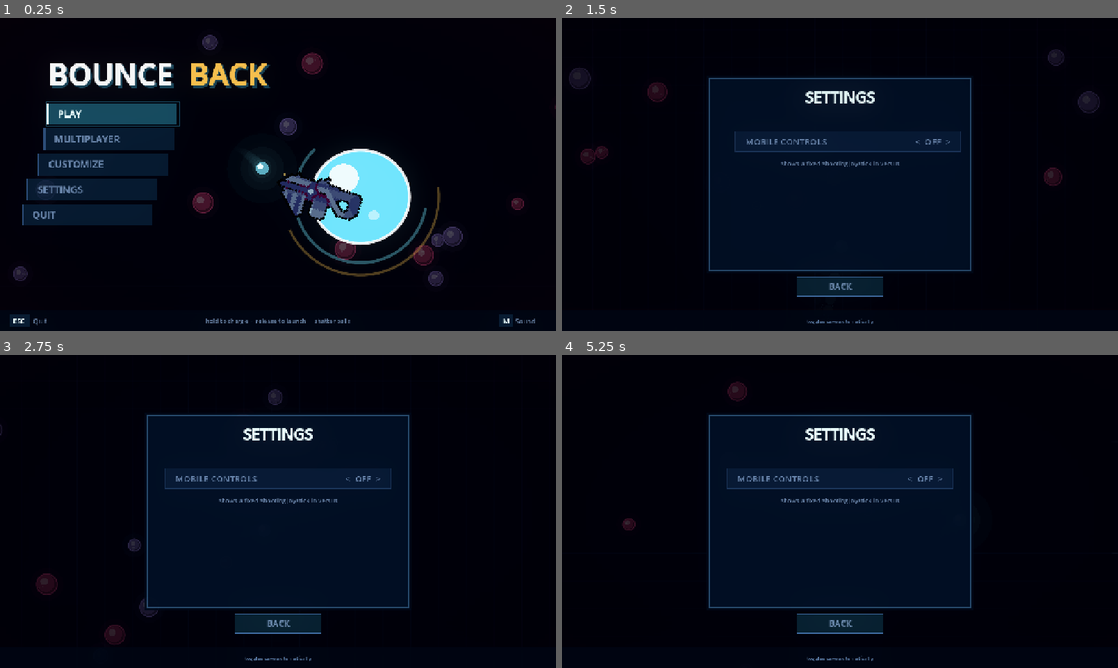
Above: before the commit, frames 1-4 (two rows, left to right).
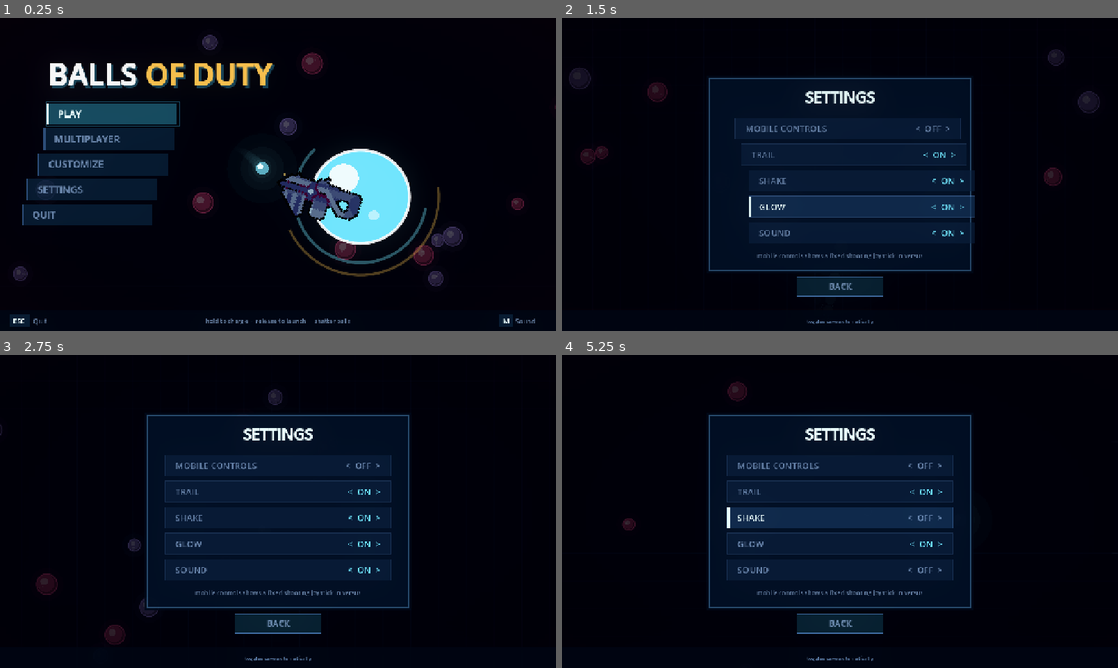
Above: after the commit, the same moments.

Repository: Geofoods/bounce-back
Game: Godot game, scene res://main.tscn
Same seed, same stepped clock (60 frames per second), same inputs: the game is played once before the commit and once after it.
Inputs (mouse positions are in pixels of both pictures, inside the frame that each line leads up to):
- Up to frame 1 (0.25 s): no input
- Up to frame 2 (1.5 s): move the mouse to (962, 158) at 0.52 s; hold Right 0.53-1.25 s; tap R at 0.6 s; click (962, 158) at 0.67 s; tap Space at 0.77 s; drag from (728, 190) to (812, 237) at 1.27 s
- Up to frame 3 (2.75 s): move the mouse to (333, 442) at 2.02 s; hold Right from 2.03 s (still down); tap B at 2.1 s; click (333, 442) at 2.17 s; tap R at 2.3 s
- Up to frame 4 (5.25 s): release Right at 2.75 s; drag from (812, 574) to (673, 464) at 2.77 s; move the mouse to (1006, 558) at 3.52 s; hold Left 3.53-4.25 s; tap F at 3.6 s; click (1006, 558) at 3.67 s; tap Space at 3.77 s; tap R at 3.8 s; drag from (673, 464) to (756, 433) at 4.27 s; move the mouse to (867, 511) at 5.02 s; hold Left from 5.03 s (still down); tap M at 5.1 s; click (867, 511) at 5.17 s

The runs differ from the first frame. In frame 1, 1.9% of the frame differs, in the area x 12-50%, y 14-23%; in frame 2, 4.2%; in frame 3, 1.7%; in frame 4, 4.3%, in the area x 29-71%, y 32-77%.

Commit message:
customization menu revamp

Diff:
--- a/main menu.tscn
+++ b/main menu.tscn
@@ -313,7 +313,7 @@
 theme_override_constants/shadow_offset_x = 4
 theme_override_constants/shadow_offset_y = 6
 theme_override_font_sizes/font_size = 88
-text = "BOUNCE"
+text = "BALLS"
 
 [node name="TitleB" type="Label" parent="Center/Layout/TitleRow"]
 layout_mode = 2
@@ -322,7 +322,7 @@
 theme_override_constants/shadow_offset_x = 4
 theme_override_constants/shadow_offset_y = 6
 theme_override_font_sizes/font_size = 88
-text = "BACK"
+text = "OF DUTY"
 
 [node name="Subtitle" type="Label" parent="Center/Layout"]
 layout_mode = 2
--- a/main_menu.gd
+++ b/main_menu.gd
@@ -1,6 +1,6 @@
 extends Control
 
-## Main menu for Bounce Back.
+## Main menu for Balls of Duty.
 ## Play looks for res://game.tscn so the menu can be wired up before the game
 ## scene exists.
 
--- a/project.godot
+++ b/project.godot
@@ -10,7 +10,7 @@
 
 [application]
 
-config/name="Bounce Back"
+config/name="Balls of Duty"
 run/main_scene="res://main.tscn"
 config/features=PackedStringArray("4.7", "Forward Plus")
 config/icon="res://icon.svg"
--- a/scripts/game.gd
+++ b/scripts/game.gd
@@ -1,5 +1,5 @@
 extends Node2D
-## BOUNCE BACK — hold to charge, release to launch the ball toward the cursor.
+## BALLS OF DUTY — hold to charge, release to launch the ball toward the cursor.
 ## Fast impacts shatter balls, slow ones bounce off. The camera follows the ball
 ## and leans toward the cursor, through a world several screens wide. Gravity pulls the ball down, and the
 ## molten floor along the bottom of the world ends the run on contact.
@@ -93,7 +93,12 @@
 const BALL_FACE_PATHS := ["res://images (2)-modified.png", "res://Kai_Cenat-modified.png", "res://LacyHimself-modified.png", "res://Rayasianboy_2025-modified.png", "res://OIP (17)-modified.png"]
 const BALL_FACE_NAMES := ["MARLON", "KAI", "LACY", "RAY", "RAKAI"]
 const HOST_QR_PATH := "res://bing_generated_qrcode.png"
-const CUSTOM_LABELS := ["BALL", "TRAIL", "SHAKE", "GLOW", "SOUND", "MOBILE"]
+const CUSTOM_LABELS := ["BALL", "MOBILE"]
+const SETTINGS_LABELS := ["MOBILE CONTROLS", "TRAIL", "SHAKE", "GLOW", "SOUND"]
+const CUSTOM_ARROW_L := Rect2(372.0, 310.0, 60.0, 60.0)
+const CUSTOM_ARROW_R := Rect2(848.0, 310.0, 60.0, 60.0)
+const CUSTOM_GHOST_L := Rect2(448.0, 288.0, 104.0, 104.0)
+const CUSTOM_GHOST_R := Rect2(728.0, 288.0, 104.0, 104.0)
 const BTN_START := Rect2(490.0, 532.0, 300.0, 56.0)
 const BTN_CUSTOM := Rect2(413.0, 596.0, 146.0, 40.0)
 const BTN_SETTINGS := Rect2(721.0, 596.0, 146.0, 40.0)
@@ -222,6 +227,7 @@
 
 var ball_faces: Array = []
 var duel_gun_texs: Array = []
+var title_last := 0  # last-hovered title button; keeps its highlight off-hover
 var host_qr_tex: Texture2D
 
 var charging: bool = false
@@ -517,19 +523,11 @@
 
 
 func _ball_face_tex() -> Texture2D:
-	var i := _ball_face_index()
-	if i < 0 or i >= ball_faces.size():
-		return null
-	return ball_faces[i] as Texture2D
+	return _skin_face_tex(ball_idx)
 
 
 func _ball_skin_name() -> String:
-	if ball_idx < BALL_SKINS.size():
-		return str(BALL_NAMES[clampi(ball_idx, 0, BALL_NAMES.size() - 1)])
-	var i := _ball_face_index()
-	if i >= 0 and i < BALL_FACE_NAMES.size():
-		return str(BALL_FACE_NAMES[i])
-	return "?"
+	return _skin_name(ball_idx)
 
 
 ## Photo ball skins from res:// (*-modified.png). Loaded once; missing files
@@ -569,6 +567,28 @@
 		return
 	var sc := size / maxf(s.x, s.y)
 	draw_texture_rect(tex, Rect2(center - s * sc * 0.5, s * sc), false)
+
+
+## Held gun: orbits its carrier, pointing along the aim with a 45-degree
+## counterclockwise offset. The sprite rides at orbit radius and rotates
+## with it, so it visibly revolves around the ball as aim moves.
+func _draw_gun_orbit(gun: int, carrier: Vector2, aim_pos: Vector2, size: float) -> void:
+	if gun <= 0 or gun >= duel_gun_texs.size():
+		return
+	var tex: Texture2D = duel_gun_texs[gun]
+	if tex == null:
+		return
+	var s := tex.get_size()
+	if s.x <= 0.0 or s.y <= 0.0:
+		return
+	var d := aim_pos - carrier
+	var ang := d.angle() if d.length_squared() > 1.0 else 0.0
+	ang -= PI / 4.0
+	var center := carrier + Vector2.RIGHT.rotated(ang) * (BALL_R + 38.0)
+	var sc := size / maxf(s.x, s.y)
+	draw_set_transform(center, ang, Vector2(sc, sc))
+	draw_texture(tex, -s * 0.5)
+	draw_set_transform(Vector2.ZERO, 0.0, Vector2.ONE)
 
 
 func _setup_fonts() -> void:
@@ -762,10 +782,38 @@
 	cfg.save("user://bounce_back.cfg")
 
 
+## Skin helpers by index, so the customize carousel can preview neighbours.
+func _skin_face_tex(idx: int) -> Texture2D:
+	var i := idx - BALL_SKINS.size()
+	if i < 0 or i >= ball_faces.size():
+		return null
+	return ball_faces[i] as Texture2D
+
+
+func _skin_col(idx: int) -> Color:
+	if idx - BALL_SKINS.size() >= 0:
+		return WHITE
+	return BALL_SKINS[clampi(idx, 0, BALL_SKINS.size() - 1)]
+
+
+func _skin_name(idx: int) -> String:
+	if idx < BALL_SKINS.size():
+		return str(BALL_NAMES[clampi(idx, 0, BALL_NAMES.size() - 1)])
+	var i := idx - BALL_SKINS.size()
+	if i >= 0 and i < BALL_FACE_NAMES.size():
+		return str(BALL_FACE_NAMES[i])
+	return "?"
+
+
+func _cycle_ball(dir: int) -> void:
+	var n := _ball_total_skins()
+	ball_idx = (ball_idx + dir + n) % n
+	_save_custom()
+	_sfx("bounce", 0.0, -18.0)
+
+
 func _ball_col() -> Color:
-	if _ball_face_index() >= 0:
-		return WHITE
-	return BALL_SKINS[clampi(ball_idx, 0, BALL_SKINS.size() - 1)]
+	return _skin_col(ball_idx)
 
 
 func _ball_hot() -> Color:
@@ -773,22 +821,9 @@
 	return Color(minf(c.r * 1.6 + 0.15, 2.2), minf(c.g * 1.6 + 0.15, 2.2), minf(c.b * 1.6 + 0.15, 2.2))
 
 
-func _custom_row_rect(i: int) -> Rect2:
-	return Rect2(380.0, 206.0 + float(i) * 60.0, 520.0, 48.0)
-
-
 func _custom_on(i: int) -> bool:
-	match i:
-		1:
-			return trail_opt
-		2:
-			return shake_opt
-		3:
-			return glow_opt
-		4:
-			return not muted
-		5:
-			return mobile_controls
+	if i == 1:
+		return mobile_controls
 	return true
 
 
@@ -797,24 +832,12 @@
 
 
 func _cycle_custom(i: int) -> void:
-	match i:
-		0:
-			ball_idx = (ball_idx + 1) % _ball_total_skins()
-		1:
-			trail_opt = not trail_opt
-		2:
-			shake_opt = not shake_opt
-		3:
-			glow_opt = not glow_opt
-		4:
-			muted = not muted
-			if muted:
-				for p in players:
-					p.stop()
-		5:
-			mobile_controls = not mobile_controls
-	_save_custom()
-	_sfx("bounce", 0.0, -18.0)
+	if i == 0:
+		_cycle_ball(1)
+	elif i == 1:
+		mobile_controls = not mobile_controls
+		_save_custom()
+		_sfx("bounce", 0.0, -18.0)
 
 
 ## Touch tap in a menu: same button as a mouse click, so the whole menu
@@ -845,31 +868,74 @@
 			_start_game()
 
 
+func _custom_mobile_rect() -> Rect2:
+	return Rect2(380.0, 470.0, 520.0, 48.0)
+
+
 func _custom_click(mp: Vector2) -> void:
 	if BTN_BACK.has_point(mp):
 		mode = "title"
 		return
-	for i in 6:
-		if _custom_row_rect(i).has_point(mp):
-			_cycle_custom(i)
-			return
-
-
-## Settings screen: main-menu button that opens its own screen. Holds the
-## MOBILE CONTROLS checkbox (shared with the CUSTOMIZE row), so touch and
-## mouse users alike find it from the main menu.
-func _settings_row_rect() -> Rect2:
-	return Rect2(380.0, 260.0, 520.0, 48.0)
+	if CUSTOM_ARROW_L.has_point(mp) or CUSTOM_GHOST_L.has_point(mp):
+		_cycle_ball(-1)
+		return
+	if CUSTOM_ARROW_R.has_point(mp) or CUSTOM_GHOST_R.has_point(mp):
+		_cycle_ball(1)
+		return
+	if _custom_mobile_rect().has_point(mp):
+		_cycle_custom(1)
+		return
+
+
+## Settings screen: main-menu button that opens its own screen. Owns every
+## toggle (mobile controls, trail, shake, glow, sound); CUSTOMIZE only
+## picks the skin. Touch and mouse users alike find it from the main menu.
+func _settings_row_rect(i: int) -> Rect2:
+	return Rect2(380.0, 230.0 + float(i) * 60.0, 520.0, 48.0)
+
+
+func _settings_on(i: int) -> bool:
+	match i:
+		0:
+			return mobile_controls
+		1:
+			return trail_opt
+		2:
+			return shake_opt
+		3:
+			return glow_opt
+		4:
+			return not muted
+	return true
+
+
+func _settings_toggle(i: int) -> void:
+	match i:
+		0:
+			mobile_controls = not mobile_controls
+		1:
+			trail_opt = not trail_opt
+		2:
+			shake_opt = not shake_opt
+		3:
+			glow_opt = not glow_opt
+		4:
+			muted = not muted
+			if muted:
+				for p in players:
+					p.stop()
+	_save_custom()
+	_sfx("bounce", 0.0, -18.0)
 
 
 func _settings_click(mp: Vector2) -> void:
 	if BTN_BACK.has_point(mp):
 		mode = "title"
 		return
-	if _settings_row_rect().has_point(mp):
-		mobile_controls = not mobile_controls
-		_save_custom()
-		_sfx("bounce", 0.0, -18.0)
+	for i in SETTINGS_LABELS.size():
+		if _settings_row_rect(i).has_point(mp):
+			_settings_toggle(i)
+			return
 
 
 func _connect_net_signals() -> void:
@@ -1936,6 +2002,11 @@
 					_net_restart_request.rpc_id(1)
 			elif key.keycode == KEY_F and mode == "play":
 				_duel_try_fire(mouse_pos)
+		if mode == "custom":
+			if key.keycode == KEY_LEFT:
+				_cycle_ball(-1)
+			elif key.keycode == KEY_RIGHT:
+				_cycle_ball(1)
 		return
 		if key.keycode == KEY_R and key.pressed:
 			_start_game()
@@ -4652,9 +4723,15 @@
 
 	if mode == "play" and shot_ready:
 		draw_arc(ball_pos, BALL_R + 12.0, 0.0, TAU, 40, Color(_ball_col().r, _ball_col().g, _ball_col().b, 0.32), 2.0, true)
-	# Versus: my equipped gun rides above the ball as a floating badge.
+	# Versus: my equipped gun orbits the ball, tracking the cursor (or the
+	# gun stick while it is deflected).
 	if net_mode != "off" and mode == "play" and int(duel_me.get("gun", 0)) > 0:
-		_draw_gun_icon(int(duel_me.get("gun", 0)), ball_pos + Vector2(0.0, -BALL_R - 22.0), 22.0)
+		var aim := mouse_pos
+		if stick_on:
+			var sdir := _stick_dir()
+			if sdir.length() > 0.1:
+				aim = ball_pos + sdir * 200.0
+		_draw_gun_orbit(int(duel_me.get("gun", 0)), ball_pos, aim, 66.0)
 
 	if charging:
 		var c := clampf(charge_t / CHARGE_TIME, 0.0, 1.0)
@@ -4894,7 +4971,8 @@
 			_text_center_at(fp + Vector2(0.0, -40.0), _duel_foe_name(o), 11,
 				Color(minf(col.r + 0.2, 1.0), minf(col.g + 0.1, 1.0), col.b, 0.9))
 			if int(f.get("gun", 0)) > 0:
-				_draw_gun_icon(int(f.get("gun", 0)), fp + Vector2(0.0, -58.0), 20.0)
+				var fv: Vector2 = f.get("vel", Vector2.RIGHT)
+				_draw_gun_orbit(int(f.get("gun", 0)), fp, fp + fv, 60.0)
 
 
 ## Edge arrows pointing at living rivals who are off-screen. Screen space:
@@ -5002,36 +5080,65 @@
 	draw_rect(panel, Color(0.40, 0.72, 1.0, 0.35), false, 2.0)
 	_text_center_at(Vector2(640.0, 196.0), "CUSTOMIZE", 34, WHITE, bold_font)
 	var mp := get_viewport().get_mouse_position()
-	for i in 6:
-		var r := _custom_row_rect(i)
-		var hov := r.has_point(mp)
-		# Rows glide in from the right in list order on every arrival.
-		r.position.x += (1.0 - _ui_ease_at(0.05 + float(i) * 0.05)) * 50.0
-		draw_rect(r, Color(0.10, 0.22, 0.38, 0.60) if hov else Color(0.06, 0.13, 0.24, 0.60))
-		if hov:
-			draw_rect(Rect2(r.position, Vector2(6.0, r.size.y)), WHITE)
-		draw_rect(r, Color(0.42, 0.66, 1.0, 0.35) if hov else Color(0.42, 0.66, 1.0, 0.18), false, 1.0)
-		_text(CUSTOM_LABELS[i], Vector2(r.position.x + 24.0, r.position.y + 32.0), 20, WHITE if hov else DIM)
-		if i == 0:
-			var face_prev := _ball_face_tex()
-			var skin: Color = _ball_col()
-			if face_prev != null:
-				var c := Vector2(640.0, r.position.y + 24.0)
-				draw_circle(c, 14.0, Color(0.0, 0.0, 0.0, 0.55))
-				draw_texture_rect(face_prev, Rect2(c - Vector2(14.0, 14.0), Vector2(28.0, 28.0)), false)
-				draw_arc(c, 14.0, 0.0, TAU, 24, Color(1.0, 1.0, 1.0, 0.85), 1.5, true)
-			else:
-				draw_circle(Vector2(640.0, r.position.y + 24.0), 14.0, skin)
-				draw_circle(Vector2(640.0, r.position.y + 24.0), 6.0, WHITE)
-			_text_right("<  " + _ball_skin_name() + "  >", Vector2(r.end.x - 24.0, r.position.y + 32.0), 20, skin)
-		else:
-			_text_right("<  " + _custom_value(i) + "  >", Vector2(r.end.x - 24.0, r.position.y + 32.0), 20, CYAN if _custom_on(i) else DIM)
+	_draw_custom_stage(mp)
+	var r := _custom_mobile_rect()
+	var hov := r.has_point(mp)
+	draw_rect(r, Color(0.10, 0.22, 0.38, 0.60) if hov else Color(0.06, 0.13, 0.24, 0.60))
+	if hov:
+		draw_rect(Rect2(r.position, Vector2(6.0, r.size.y)), WHITE)
+	draw_rect(r, Color(0.42, 0.66, 1.0, 0.35) if hov else Color(0.42, 0.66, 1.0, 0.18), false, 1.0)
+	_text(CUSTOM_LABELS[1], Vector2(r.position.x + 24.0, r.position.y + 32.0), 20, WHITE if hov else DIM)
+	_text_right("<  " + _custom_value(1) + "  >", Vector2(r.end.x - 24.0, r.position.y + 32.0), 20, CYAN if _custom_on(1) else DIM)
 	var hov_b := BTN_BACK.has_point(mp)
 	draw_rect(BTN_BACK, Color(0.10, 0.22, 0.30, 0.90) if hov_b else Color(0.05, 0.14, 0.20, 0.90))
 	draw_rect(BTN_BACK, CYAN if hov_b else Color(0.42, 0.66, 1.0, 0.55), false, 1.5)
 	_text_center_at(BTN_BACK.get_center() + Vector2(0.0, 7.0), "BACK", 20, WHITE if hov_b else DIM, bold_font)
-	_draw_menu_bar("click a row to change it   ·   R starts the run")
+	_draw_menu_bar("arrows, side skins or LEFT / RIGHT change skin   ·   click MOBILE to toggle")
 	_menu_fade()
+
+
+## Skin carousel: the selected skin stages center, neighbours ghost left
+## and right. Arrow buttons, the ghosts and the arrow keys all cycle.
+func _draw_custom_stage(mp: Vector2) -> void:
+	var n := _ball_total_skins()
+	var prev := (ball_idx - 1 + n) % n
+	var nxt := (ball_idx + 1) % n
+	_draw_custom_ghost(Vector2(500.0, 340.0), 36.0, prev)
+	_draw_custom_ghost(Vector2(780.0, 340.0), 36.0, nxt)
+	var c := Vector2(640.0, 340.0)
+	draw_arc(c, 88.0, t * 0.8, t * 0.8 + PI * 1.4, 40, Color(0.43, 0.90, 1.0, 0.35), 4.0, true)
+	draw_arc(c, 100.0, -t * 0.6, -t * 0.6 + PI * 1.0, 40, Color(1.0, 0.77, 0.30, 0.30), 3.0, true)
+	draw_circle(c, 64.0, Color(0.0, 0.0, 0.0, 0.45))
+	var face := _skin_face_tex(ball_idx)
+	if face != null:
+		draw_texture_rect(face, Rect2(c - Vector2(64.0, 64.0), Vector2(128.0, 128.0)), false)
+	else:
+		draw_circle(c, 64.0, _skin_col(ball_idx))
+	draw_circle(c + Vector2(-22.0, -26.0), 20.0, Color(1.0, 1.0, 1.0, 0.70))
+	draw_circle(c + Vector2(18.0, 26.0), 7.0, Color(1.0, 1.0, 1.0, 0.45))
+	draw_arc(c, 64.0, 0.0, TAU, 48, Color(1.0, 1.0, 1.0, 0.9), 4.0, true)
+	_text_center_at(Vector2(640.0, 432.0), _skin_name(ball_idx), 24, WHITE, bold_font)
+	_text_center_at(Vector2(640.0, 454.0), str(ball_idx + 1) + " / " + str(n), 14, DIM)
+	_custom_arrow(CUSTOM_ARROW_L, "<", mp)
+	_custom_arrow(CUSTOM_ARROW_R, ">", mp)
+
+
+func _draw_custom_ghost(c: Vector2, r: float, idx: int) -> void:
+	draw_circle(c, r, Color(0.0, 0.0, 0.0, 0.40))
+	var face := _skin_face_tex(idx)
+	if face != null:
+		draw_texture_rect(face, Rect2(c - Vector2(r, r), Vector2(r, r) * 2.0), false, Color(1.0, 1.0, 1.0, 0.45))
+	else:
+		var col: Color = _skin_col(idx)
+		draw_circle(c, r, Color(col.r, col.g, col.b, 0.45))
+	draw_arc(c, r, 0.0, TAU, 32, Color(1.0, 1.0, 1.0, 0.40), 2.0, true)
+
+
+func _custom_arrow(r: Rect2, label: String, mp: Vector2) -> void:
+	var hov := r.has_point(mp)
+	draw_rect(r, Color(0.10, 0.22, 0.38, 0.90) if hov else Color(0.05, 0.13, 0.22, 0.90))
+	draw_rect(r, CYAN if hov else Color(0.42, 0.66, 1.0, 0.55), false, 1.5)
+	_text_center_at(r.get_center() + Vector2(0.0, 9.0), label, 26, WHITE if hov else DIM, bold_font)
 
 
 func _draw_settings() -> void:
@@ -5042,16 +5149,19 @@
 	draw_rect(panel, Color(0.40, 0.72, 1.0, 0.35), false, 2.0)
 	_text_center_at(Vector2(640.0, 196.0), "SETTINGS", 34, WHITE, bold_font)
 	var mp := get_viewport().get_mouse_position()
-	var r := _settings_row_rect()
-	var hov := r.has_point(mp)
-	r.position.x += (1.0 - _ui_ease_at(0.05)) * 50.0
-	draw_rect(r, Color(0.10, 0.22, 0.38, 0.60) if hov else Color(0.06, 0.13, 0.24, 0.60))
-	if hov:
-		draw_rect(Rect2(r.position, Vector2(6.0, r.size.y)), WHITE)
-	draw_rect(r, Color(0.42, 0.66, 1.0, 0.35) if hov else Color(0.42, 0.66, 1.0, 0.18), false, 1.0)
-	_text("MOBILE CONTROLS", Vector2(r.position.x + 24.0, r.position.y + 32.0), 20, WHITE if hov else DIM)
-	_text_right("<  " + ("ON" if mobile_controls else "OFF") + "  >", Vector2(r.end.x - 24.0, r.position.y + 32.0), 20, CYAN if mobile_controls else DIM)
-	_text_center_at(Vector2(640.0, 340.0), "shows a fixed shooting joystick in versus", 14, DIM)
+	for i in SETTINGS_LABELS.size():
+		var r := _settings_row_rect(i)
+		var hov := r.has_point(mp)
+		# Rows glide in from the right in list order on every arrival.
+		r.position.x += (1.0 - _ui_ease_at(0.05 + float(i) * 0.05)) * 50.0
+		draw_rect(r, Color(0.10, 0.22, 0.38, 0.60) if hov else Color(0.06, 0.13, 0.24, 0.60))
+		if hov:
+			draw_rect(Rect2(r.position, Vector2(6.0, r.size.y)), WHITE)
+		draw_rect(r, Color(0.42, 0.66, 1.0, 0.35) if hov else Color(0.42, 0.66, 1.0, 0.18), false, 1.0)
+		_text(str(SETTINGS_LABELS[i]), Vector2(r.position.x + 24.0, r.position.y + 32.0), 20, WHITE if hov else DIM)
+		var val := "ON" if _settings_on(i) else "OFF"
+		_text_right("<  " + val + "  >", Vector2(r.end.x - 24.0, r.position.y + 32.0), 20, CYAN if _settings_on(i) else DIM)
+	_text_center_at(Vector2(640.0, 552.0), "mobile controls shows a fixed shooting joystick in versus", 14, DIM)
 	var hov_b := BTN_BACK.has_point(mp)
 	draw_rect(BTN_BACK, Color(0.10, 0.22, 0.30, 0.90) if hov_b else Color(0.05, 0.14, 0.20, 0.90))
 	draw_rect(BTN_BACK, CYAN if hov_b else Color(0.42, 0.66, 1.0, 0.55), false, 1.5)
@@ -5249,20 +5359,26 @@
 	# It drifts up into place and breathes gently once settled.
 	var le := _ui_ease_at(0.0)
 	var ly := (1.0 - le) * -26.0 + sin(t * 1.6) * 3.0
-	var bw := bold_font.get_string_size("BOUNCE  ", HORIZONTAL_ALIGNMENT_LEFT, -1, 68).x
-	_text("BOUNCE  BACK", Vector2(114.0, 160.0 + ly), 68, Color(0.25, 0.80, 1.0, 0.30 * le), true)
-	_text("BOUNCE  ", Vector2(110.0, 156.0 + ly), 68, Color(1.0, 1.0, 1.0, le), true)
-	_text("BACK", Vector2(110.0 + bw, 156.0 + ly), 68, Color(1.0, 0.77, 0.30, le), true)
-	var hov := TITLE_PLAY.has_point(mp) or TITLE_MULTI.has_point(mp) or TITLE_CUSTOM.has_point(mp) or TITLE_SETTINGS.has_point(mp) or TITLE_QUIT.has_point(mp)
-	_title_button(TITLE_PLAY, "PLAY", mp, not hov)
-	_title_button(TITLE_MULTI, "MULTIPLAYER", mp, false)
-	_title_button(TITLE_CUSTOM, "CUSTOMIZE", mp, false)
-	_title_button(TITLE_SETTINGS, "SETTINGS", mp, false)
-	_title_button(TITLE_QUIT, "QUIT", mp, false)
-	# The default PLAY slot breathes until the cursor picks a lane.
-	if not hov:
+	var bw := bold_font.get_string_size("BALLS ", HORIZONTAL_ALIGNMENT_LEFT, -1, 68).x
+	_text("BALLS OF DUTY", Vector2(114.0, 160.0 + ly), 68, Color(0.25, 0.80, 1.0, 0.30 * le), true)
+	_text("BALLS ", Vector2(110.0, 156.0 + ly), 68, Color(1.0, 1.0, 1.0, le), true)
+	_text("OF DUTY", Vector2(110.0 + bw, 156.0 + ly), 68, Color(1.0, 0.77, 0.30, le), true)
+	var btns := [TITLE_PLAY, TITLE_MULTI, TITLE_CUSTOM, TITLE_SETTINGS, TITLE_QUIT]
+	var labels := ["PLAY", "MULTIPLAYER", "CUSTOMIZE", "SETTINGS", "QUIT"]
+	var hov_idx := -1
+	for i in btns.size():
+		if (btns[i] as Rect2).has_point(mp):
+			hov_idx = i
+	if hov_idx >= 0:
+		title_last = hov_idx
+	var sel := hov_idx if hov_idx >= 0 else title_last
+	for i in btns.size():
+		_title_button(btns[i], labels[i], mp, sel == i)
+	# The last-touched slot keeps breathing until the cursor picks a lane.
+	if hov_idx < 0:
 		var pulse := 0.5 + 0.5 * sin(t * 3.0)
-		draw_rect(TITLE_PLAY.grow(2.0 + pulse * 2.0), Color(0.25, 0.80, 1.0, 0.18 + 0.22 * pulse), false, 2.0)
+		var sr: Rect2 = btns[clampi(title_last, 0, btns.size() - 1)]
+		draw_rect(sr.grow(2.0 + pulse * 2.0), Color(0.25, 0.80, 1.0, 0.18 + 0.22 * pulse), false, 2.0)
 	_draw_title_bar()
 	_menu_fade()
 
